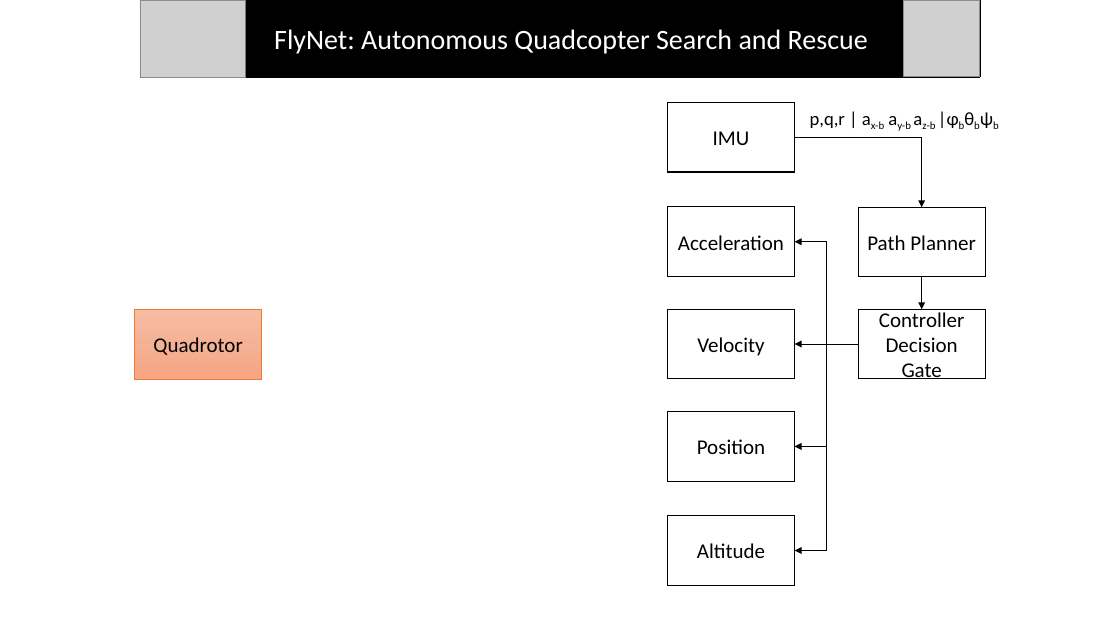
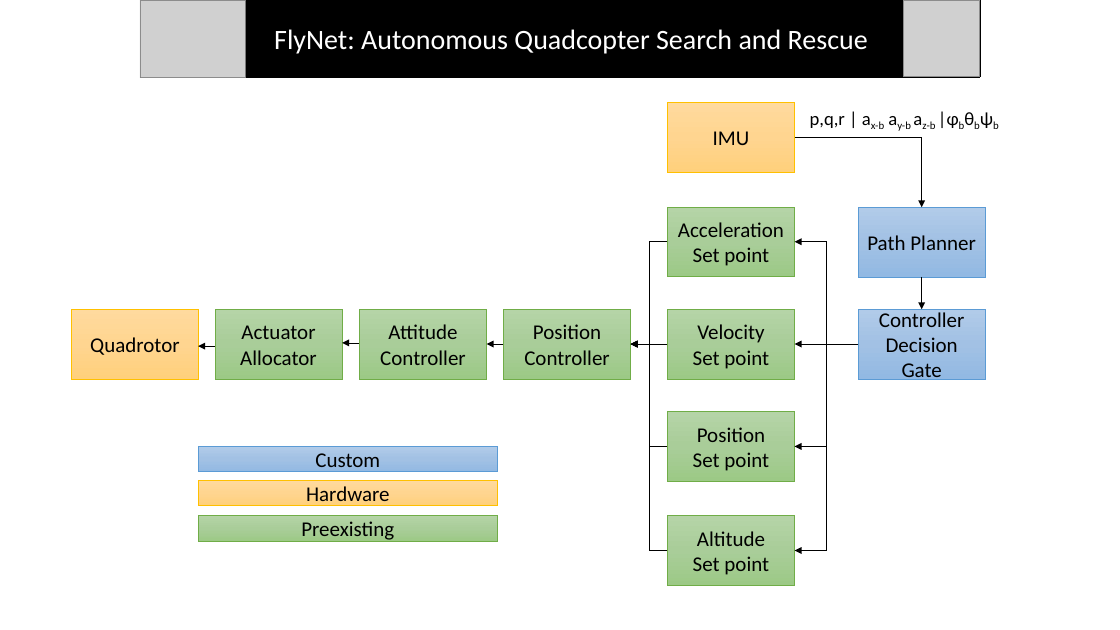
Before and after one commit to dtbinh/FlyNet, a slide deck: slide 7 of Presentations/Mid Semester Review/Individual_Slides/Bryce/Presentation1.pptx (slide 6 before the commit). Drawn at 1120x630 pixels with LibreOffice and Linux fonts; fonts in the diff are those of the drawing; grey boxes stand for pictures. Boxes give left, top, right and bottom in pixels: in the first picture for what was removed or moved away, otherwise in the second. Text is boxed around its words. In the diff, an @@ line names an element or a change of style, - is before the commit and + after.

Commit message:
updating slides

```diff
--- a/Presentations/Mid Semester Review/Individual_Slides/Bryce/Presentation1.pptx
+++ b/Presentations/Mid Semester Review/Individual_Slides/Bryce/Presentation1.pptx
@@ rectangle "IMU" at (668, 103, 795, 172): fill #FFFFFF to gradient #FFDB9E to #FFD590 to #FFD07C; outline #000000 1 pt to #FFC000 0.5 pt @@
@@ rectangle "Path Planner" at (859, 208, 986, 277): fill #FFFFFF to gradient #B1CBE9 to #A3C1E5 to #93B9E4; outline #000000 1 pt to #5B9BD5 0.5 pt @@
@@ elbow arrow added from (668, 242) to (631, 344), #000000 0.5 pt @@
@@ text in rectangle at (693, 247, 769, 266): paragraph added @@
+Set point
@@ rectangle "Quadrotor": place and size @@
-rectangle "Quadrotor" at (134, 309, 261, 379)
+rectangle "Quadrotor" at (71, 309, 198, 379)
@@ rectangle "Quadrotor" at (71, 309, 198, 379): fill gradient #F7BDA5 to #F5B196 to #F8A582 to gradient #FFDB9E to #FFD590 to #FFD07C; outline #ED7D31 0.5 pt to #FFC000 0.5 pt @@
@@ rectangle added at (215, 309, 342, 379), fill gradient #B5D5A7 to #AACE9A to #9CC987, outline #70AD47 0.5 pt, 18 pt, text #000000 @@
+Actuator Allocator
@@ rectangle added at (360, 309, 486, 379), fill gradient #B5D5A7 to #AACE9A to #9CC987, outline #70AD47 0.5 pt, 18 pt, text #000000 @@
+Attitude Controller
@@ rectangle added at (503, 309, 630, 379), fill gradient #B5D5A7 to #AACE9A to #9CC987, outline #70AD47 0.5 pt, 18 pt, text #000000 @@
+Position Controller
@@ rectangle "Controller Decision Gate" at (859, 309, 986, 379): fill #FFFFFF to gradient #B1CBE9 to #A3C1E5 to #93B9E4; outline #000000 1 pt to #5B9BD5 0.5 pt @@
@@ arrow added from (215, 346) to (198, 346), #000000 0.5 pt @@
@@ arrow added from (359, 343) to (342, 343), #000000 0.5 pt @@
@@ arrow added from (503, 344) to (486, 344), #000000 0.5 pt @@
@@ elbow arrow added from (668, 446) to (631, 344), #000000 0.5 pt @@
@@ elbow arrow added from (668, 550) to (631, 344), #000000 0.5 pt @@
@@ arrow added from (668, 344) to (631, 344), #000000 0.5 pt @@
@@ text in rectangle at (693, 350, 769, 369): paragraph added @@
+Set point
@@ rectangle added at (198, 446, 498, 471), fill gradient #B1CBE9 to #A3C1E5 to #93B9E4, outline #5B9BD5 0.5 pt, 18 pt, text #000000 @@
+Custom
@@ text in rectangle at (693, 452, 769, 471): paragraph added @@
+Set point
@@ rectangle added at (198, 480, 498, 506), fill gradient #FFDB9E to #FFD590 to #FFD07C, outline #FFC000 0.5 pt, 18 pt, text #000000 @@
+Hardware
@@ rectangle added at (198, 516, 498, 542), fill gradient #B5D5A7 to #AACE9A to #9CC987, outline #70AD47 0.5 pt, 18 pt, text #000000 @@
+Preexisting
@@ fill #FFFFFF to gradient #B5D5A7 to #AACE9A to #9CC987; outline #000000 1 pt to #70AD47 0.5 pt in 4 elements at (668, 412, 795, 481), (668, 207, 795, 276), (668, 309, 795, 379), (668, 516, 795, 586) @@
@@ text in rectangle at (693, 556, 769, 575): paragraph added @@
+Set point
```
Also in this commit, not shown: 2 other slides changed, 1 slide added.
